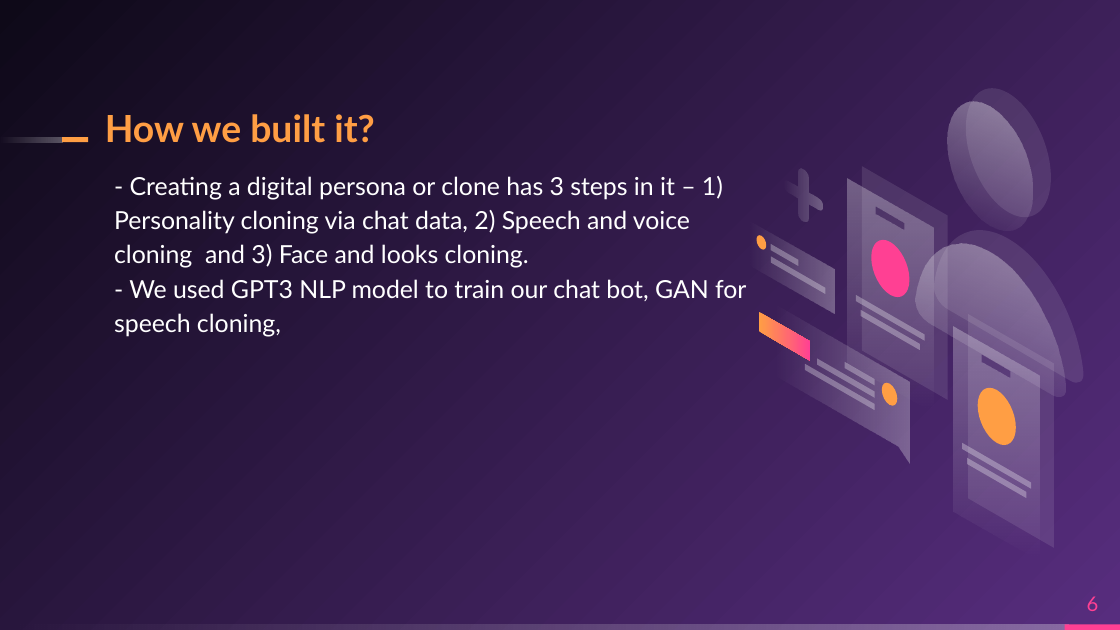
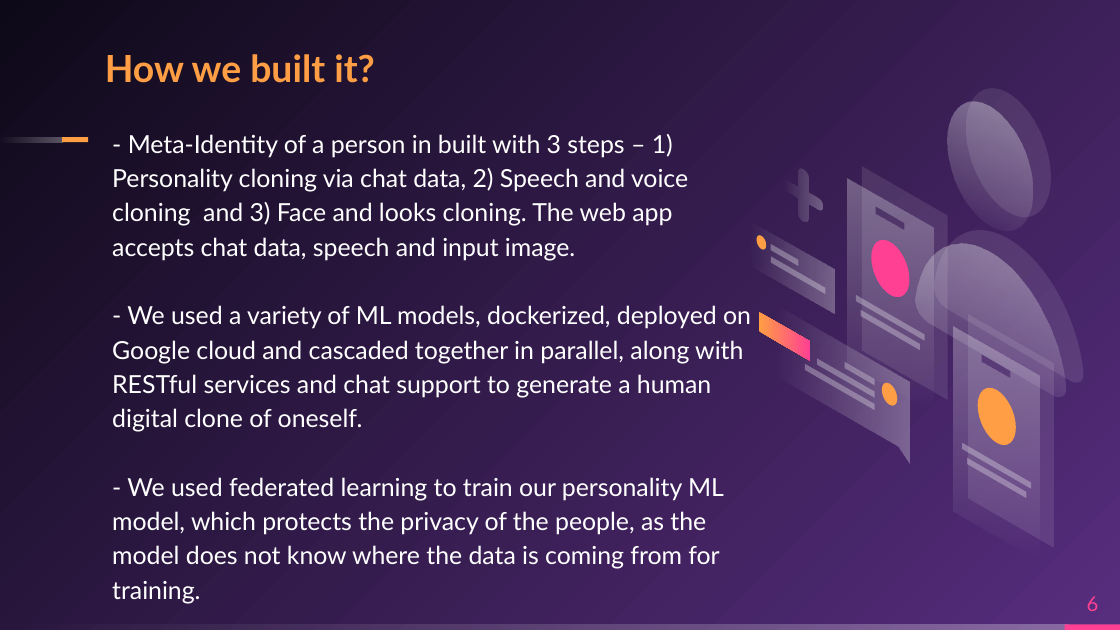
Before and after one commit to sacredvoid/hackUMass22, a slide deck: slide 6 of Meta-Indentity.pptx. Drawn at 1120x630 pixels with LibreOffice and Linux fonts; fonts in the diff are those of the drawing. Boxes give left, top, right and bottom in pixels: in the first picture for what was removed or moved away, otherwise in the second. Text is boxed around its words. In the diff, an @@ line names an element or a change of style, - is before the commit and + after.

Commit message:
ppt change

```diff
--- a/Meta-Indentity.pptx
+++ b/Meta-Indentity.pptx
@@ title "How we built it?": place and size @@
-title "How we built it?" at (105, 114, 375, 143)
+title "How we built it?" at (105, 54, 375, 83)
@@ text at (112, 134, 751, 604): text changed @@
-- Creating a digital persona or clone has 3 steps in it – 1) Personality cloning via chat data, 2) Speech and voice cloning and 3) Face and looks cloning.
-- We used GPT3 NLP model to train our chat bot, GAN for speech cloning,
+- Meta-Identity of a person in built with 3 steps – 1) Personality cloning via chat data, 2) Speech and voice cloning and 3) Face and looks cloning. The web app accepts chat data, speech and input image.
+- We used a variety of ML models, dockerized, deployed on Google cloud and cascaded together in parallel, along with RESTful services and chat support to generate a human digital clone of oneself.
+- We used federated learning to train our personality ML model, which protects the privacy of the people, as the model does not know where the data is coming from for training.
```
Also in this commit, not shown: 3 other slides changed.
